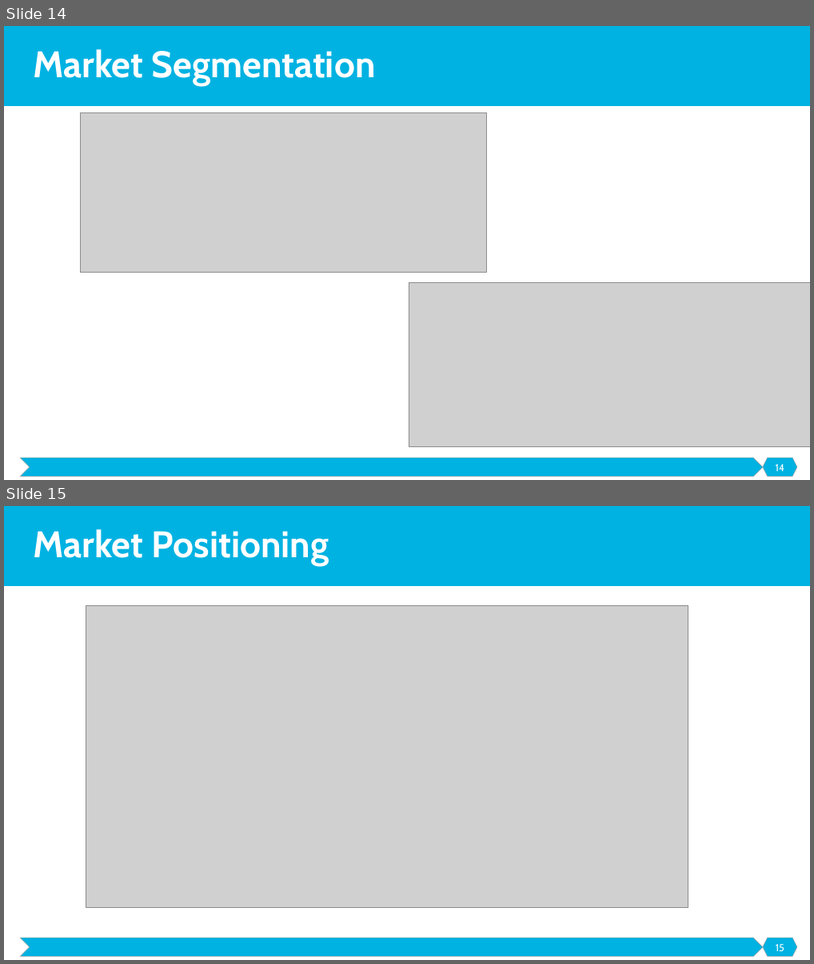
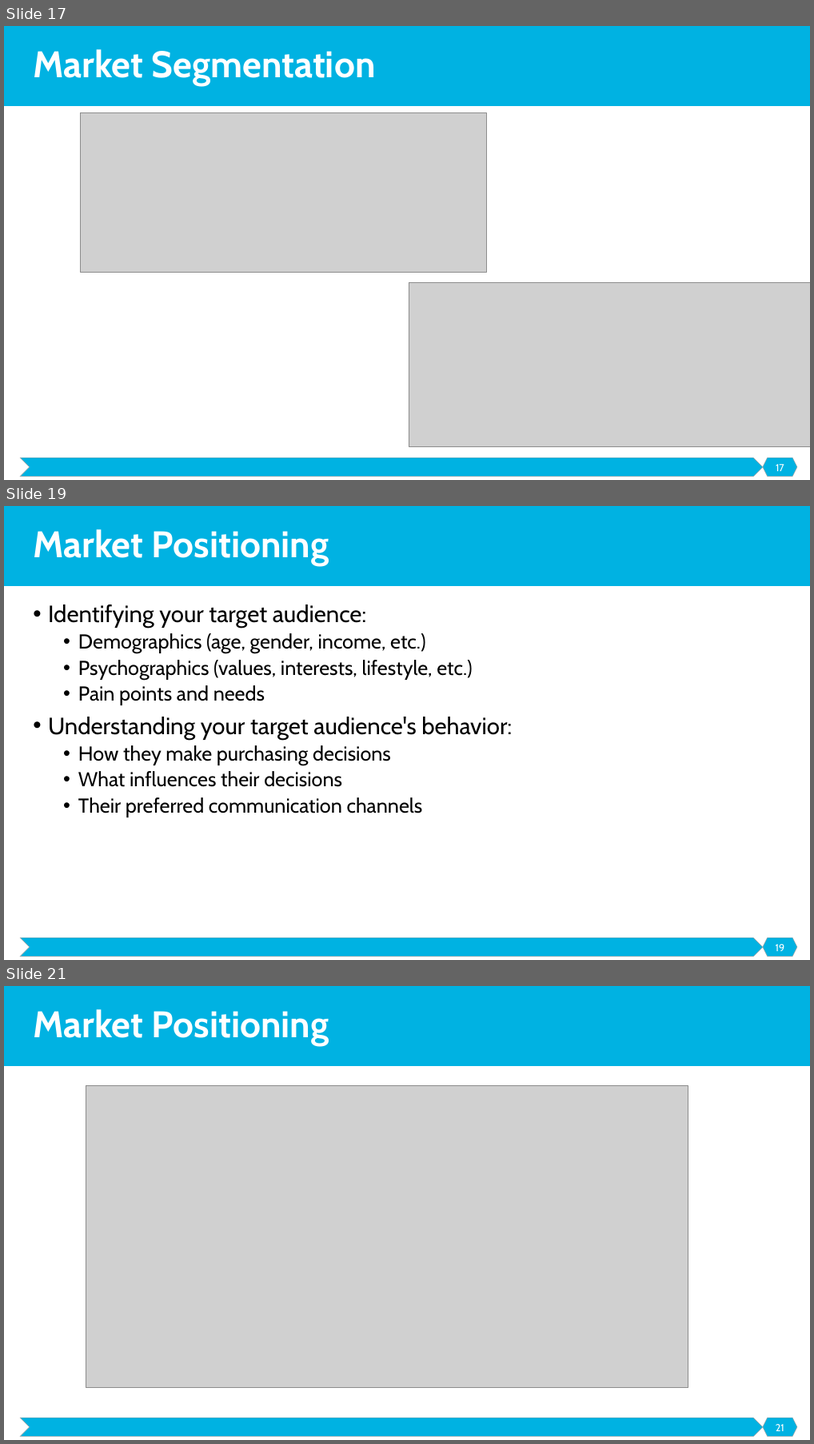
Before and after one commit to malenezi/malenezi, a slide deck: SE495/Lectures/3-Ideation and Design/Ideation and Design.pptx. Shown one above the other, each under a label of ours: slides 14 and 15 before the commit, slides 17, 19 and 21 after it; the slides between them are not shown. The pictures are 814x964 and 814x1444 pixels, drawn with LibreOffice and Linux fonts; fonts in the diff are those of the drawing; grey boxes stand for pictures. Boxes give left, top, right and bottom in pixels: in the first picture for what was removed or moved away, otherwise in the second. Text is boxed around its words. In the diff, an @@ line names an element or a change of style, - is before the commit and + after.

```diff
--- a/SE495/Lectures/3-Ideation and Design/Ideation and Design.pptx
+++ b/SE495/Lectures/3-Ideation and Design/Ideation and Design.pptx
@@ slide 19 added at (4, 506, 810, 960), background #FFFFFF; not listed: 3 template elements that a slide beside it also shows @@
@@ title added at (33, 529, 330, 566), 44 pt, text #FFFFFF, bold @@
+Market Positioning
@@ text added at (48, 604, 512, 817), 24 pt, text #000000 @@
+• Identifying your target audience:
+  • Demographics (age, gender, income, etc.)
+  • Psychographics (values, interests, lifestyle, etc.)
+  • Pain points and needs
+• Understanding your target audience's behavior:
+  • How they make purchasing decisions
+  • What influences their decisions
+  • Their preferred communication channels
@@ page number added at (776, 944, 786, 951), 12 pt, text #FFFFFF @@
+19
@@ what was slide 14 is now slide 17 @@
@@ page number at (776, 464, 785, 471): text changed @@
-14
+17
@@ what was slide 15 is now slide 21 @@
@@ page number at (776, 1424, 785, 1431): text changed @@
-15
+21
```
Also in this commit, not shown: 6 other slides added.
